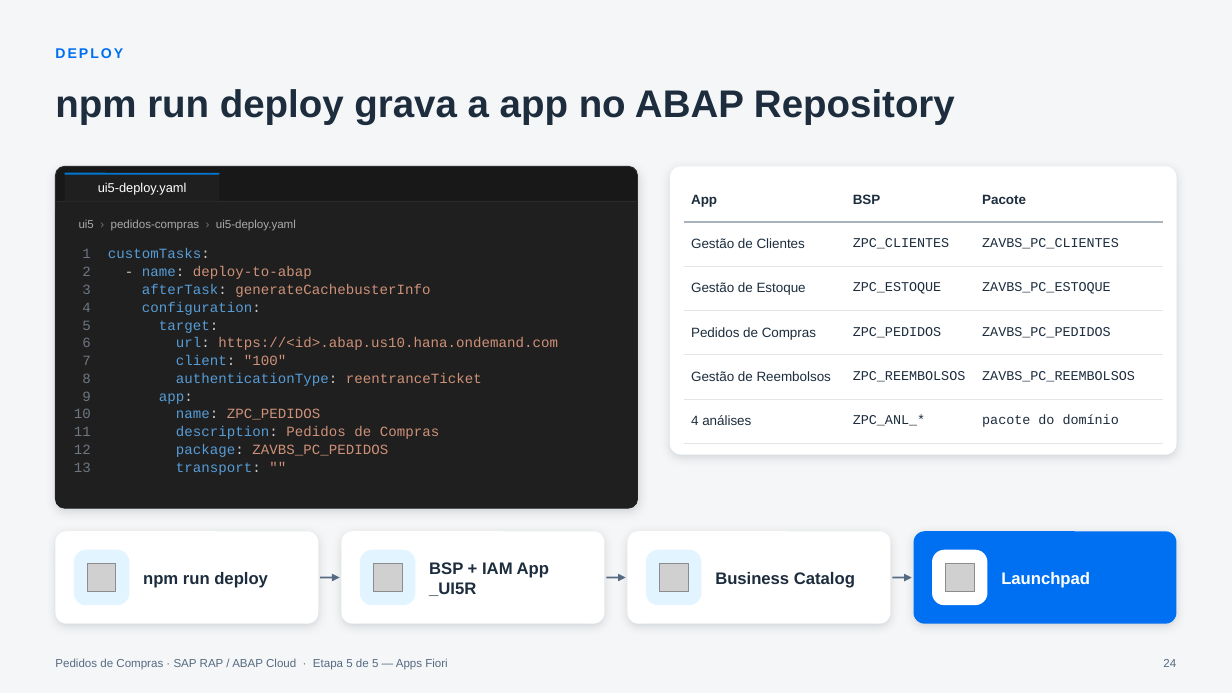
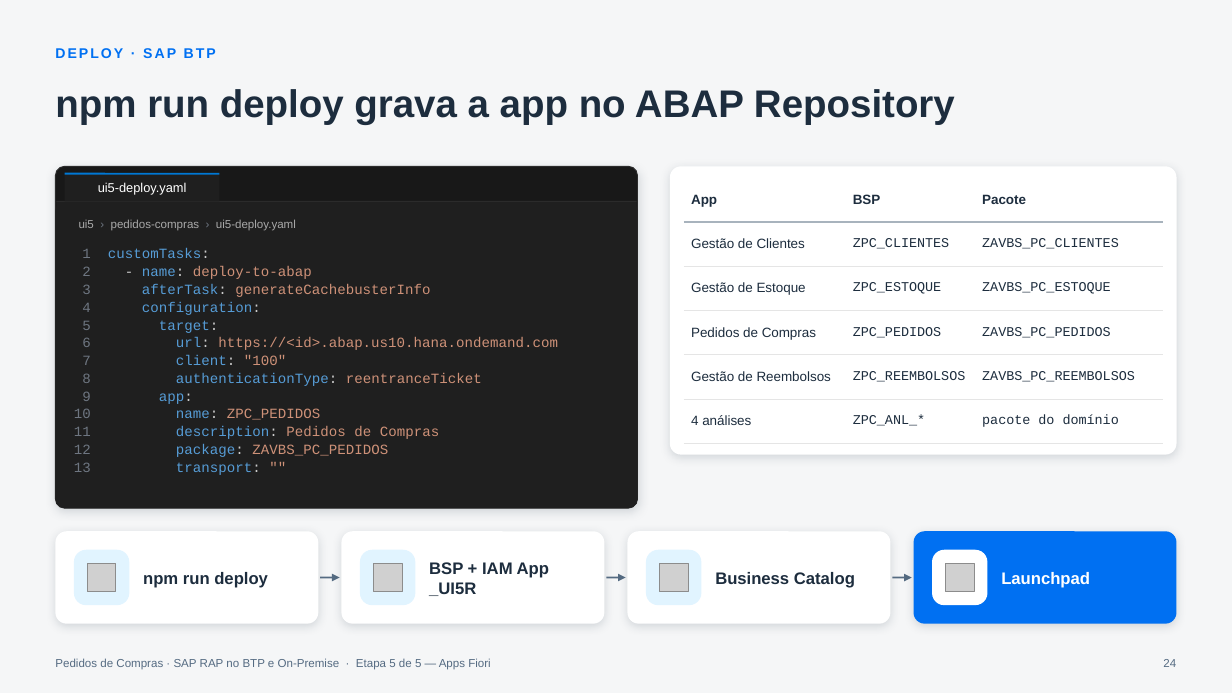
Before and after one commit to AdrianoBispo/sap-abap-rap-pedidos-de-compras-app, a slide deck: slide 24 of docs/apresentacoes/05-apps-fiori.pptx. Drawn at 1232x693 pixels with LibreOffice and Linux fonts; fonts in the diff are those of the drawing; grey boxes stand for pictures. Boxes give left, top, right and bottom in pixels: in the first picture for what was removed or moved away, otherwise in the second. Text is boxed around its words. In the diff, an @@ line names an element or a change of style, - is before the commit and + after.

```diff
--- a/docs/apresentacoes/05-apps-fiori.pptx
+++ b/docs/apresentacoes/05-apps-fiori.pptx
@@ text at (55,48,216,58): text changed @@
-DEPLOY
+DEPLOY · SAP BTP
@@ text at (55,658,490,670): text changed @@
-Pedidos de Compras · SAP RAP / ABAP Cloud · Etapa 5 de 5 — Apps Fiori
+Pedidos de Compras · SAP RAP no BTP e On-Premise · Etapa 5 de 5 — Apps Fiori
```
Also in this commit, not shown: 22 other slides changed, 4 other files.
